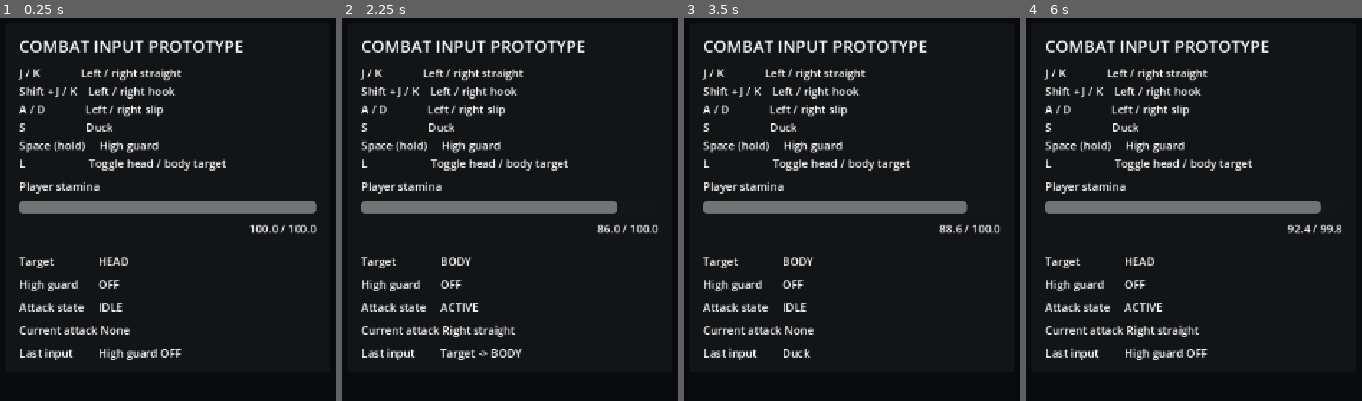
Above: before the commit, frames 1-4 (left to right).
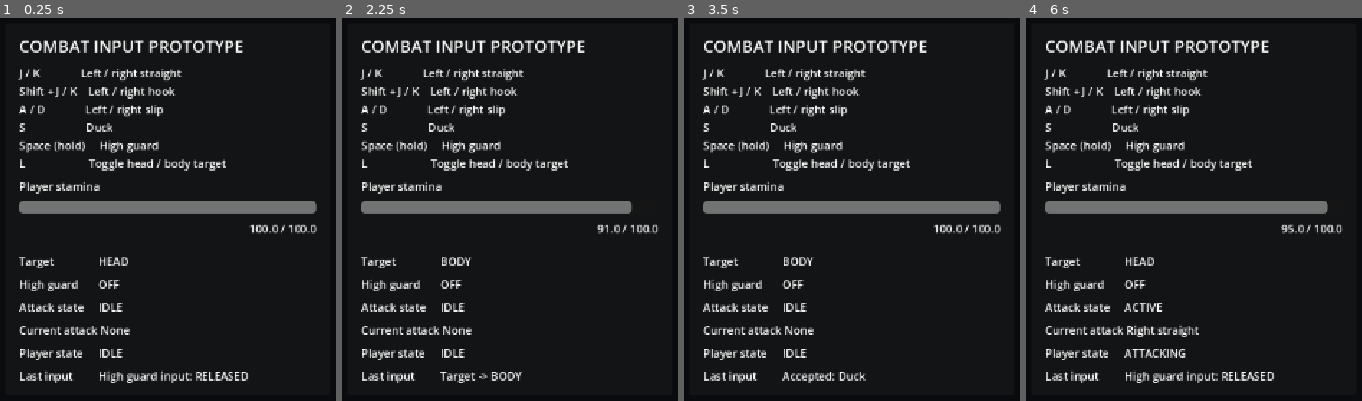
Above: after the commit, the same moments.

Repository: czhskr/Contender
Game: Godot game, scene res://scenes/game.tscn
The game is run twice, just before and just after one commit, with the same random seed, the same clock (stepped at 60 frames per second) and the same inputs.
Inputs:
- Up to frame 1 (0.25 s): no input
- Up to frame 2 (2.25 s): tap Enter at 0.5 s; hold K (combat_right_straight) 0.53-1.28 s; tap S (combat_duck) at 0.6 s; hold J (combat_left_straight) 1.28-2.03 s; tap Space (combat_high_guard) at 1.35, 2 s; hold K (combat_right_straight) from 2.03 s (still down); tap L (combat_toggle_target) at 2.1 s
- Up to frame 3 (3.5 s): keep holding K (combat_right_straight); tap S (combat_duck) at 2.85 s
- Up to frame 4 (6 s): tap Enter at 3.5, 5.75 s; release K (combat_right_straight) at 3.53 s; hold J (combat_left_straight) 3.53-5.78 s; tap Space (combat_high_guard) at 3.6, 4.25, 5.85 s; tap L (combat_toggle_target) at 4.35 s; tap S (combat_duck) at 5.1 s; hold K (combat_right_straight) from 5.78 s (still down)

The runs differ from the first frame. In frame 1, 1.7% of the frame differs, in the area x 5-75%, y 86-96%; in frame 2, 2.1%, in the area x 5-87%, y 47-96%; in frame 3, 1.7%; in frame 4, 2.1%.

Commit message:
Implement defense and evasion states

Diff:
--- a/scenes/game.tscn
+++ b/scenes/game.tscn
@@ -9,6 +9,7 @@
 [ext_resource type="Resource" path="res://data/attacks/left_hook.tres" id="7_left_hook"]
 [ext_resource type="Resource" path="res://data/attacks/right_hook.tres" id="8_right_hook"]
 [ext_resource type="Script" path="res://scripts/player_stamina.gd" id="9_stamina"]
+[ext_resource type="Script" path="res://scripts/player_action_state.gd" id="10_action_state"]
 
 [node name="CombatPrototype" type="Node"]
 script = ExtResource("1_prototype")
@@ -29,13 +30,17 @@
 [node name="PlayerStamina" type="Node" parent="."]
 script = ExtResource("9_stamina")
 
+[node name="PlayerActionState" type="Node" parent="." node_paths=PackedStringArray("attack_state")]
+script = ExtResource("10_action_state")
+attack_state = NodePath("../PlayerAttackState")
+
 [node name="DebugHUD" type="CanvasLayer" parent="."]
 
 [node name="Panel" type="PanelContainer" parent="DebugHUD"]
 offset_left = 32.0
 offset_top = 32.0
 offset_right = 500.0
-offset_bottom = 420.0
+offset_bottom = 452.0
 
 [node name="Margin" type="MarginContainer" parent="DebugHUD/Panel"]
 theme_override_constants/margin_left = 20
@@ -104,6 +109,14 @@
 
 [node name="CurrentAttackValue" type="Label" parent="DebugHUD/Panel/Margin/Content/CurrentAttackRow"]
 
+[node name="PlayerStateRow" type="HBoxContainer" parent="DebugHUD/Panel/Margin/Content"]
+
+[node name="Name" type="Label" parent="DebugHUD/Panel/Margin/Content/PlayerStateRow"]
+custom_minimum_size = Vector2(110, 0)
+text = "Player state"
+
+[node name="PlayerStateValue" type="Label" parent="DebugHUD/Panel/Margin/Content/PlayerStateRow"]
+
 [node name="LastInputRow" type="HBoxContainer" parent="DebugHUD/Panel/Margin/Content"]
 
 [node name="Name" type="Label" parent="DebugHUD/Panel/Margin/Content/LastInputRow"]
--- a/scripts/combat_prototype.gd
+++ b/scripts/combat_prototype.gd
@@ -21,10 +21,19 @@
 	"ACTIVE",
 	"RECOVERY",
 ]
+const PLAYER_STATE_NAMES := [
+	"IDLE",
+	"ATTACKING",
+	"SLIP LEFT",
+	"SLIP RIGHT",
+	"DUCK",
+	"GUARD",
+]
 
 @onready var combat_input: Node = $PlayerCombatInput
 @onready var attack_state: Node = $PlayerAttackState
 @onready var stamina: Node = $PlayerStamina
+@onready var player_state: Node = $PlayerActionState
 @onready var stamina_bar: ProgressBar = \
 	$DebugHUD/Panel/Margin/Content/PlayerStaminaBar
 @onready var stamina_value: Label = \
@@ -35,6 +44,8 @@
 	$DebugHUD/Panel/Margin/Content/AttackStateRow/AttackStateValue
 @onready var current_attack_value: Label = \
 	$DebugHUD/Panel/Margin/Content/CurrentAttackRow/CurrentAttackValue
+@onready var player_state_value: Label = \
+	$DebugHUD/Panel/Margin/Content/PlayerStateRow/PlayerStateValue
 @onready var last_input_value: Label = \
 	$DebugHUD/Panel/Margin/Content/LastInputRow/LastInputValue
 
@@ -46,22 +57,23 @@
 	combat_input.target_changed.connect(_on_target_changed)
 	attack_state.state_changed.connect(_on_attack_state_changed)
 	stamina.stamina_changed.connect(_on_stamina_changed)
+	player_state.state_changed.connect(_on_player_state_changed)
 
 	_on_target_changed(combat_input.current_target)
 	_on_guard_changed(combat_input.is_guarding)
 	_on_attack_state_changed(attack_state.current_state, attack_state.current_attack)
 	_on_stamina_changed(stamina.current_stamina, stamina.max_stamina)
+	_on_player_state_changed(player_state.current_state)
 
 
 func _on_attack_requested(
 	attack: int,
 	target: int
 ) -> void:
-	if not attack_state.can_start_attack():
-		last_input_value.text = "Blocked: %s (%s / %s)" % [
+	if not player_state.can_attack():
+		last_input_value.text = "Blocked: %s (player: %s)" % [
 			ATTACK_NAMES[attack],
-			ATTACK_NAMES[attack_state.current_attack],
-			ATTACK_STATE_NAMES[attack_state.current_state],
+			PLAYER_STATE_NAMES[player_state.current_state],
 		]
 		return
 
@@ -87,12 +99,21 @@
 
 
 func _on_defense_requested(defense: int) -> void:
-	last_input_value.text = DEFENSE_NAMES[defense]
+	if player_state.try_start_evasion(defense):
+		last_input_value.text = "Accepted: %s" % DEFENSE_NAMES[defense]
+	else:
+		last_input_value.text = "Blocked: %s (player: %s)" % [
+			DEFENSE_NAMES[defense],
+			PLAYER_STATE_NAMES[player_state.current_state],
+		]
 
 
 func _on_guard_changed(is_guarding: bool) -> void:
-	guard_value.text = "ON (holding)" if is_guarding else "OFF"
-	last_input_value.text = "High guard %s" % guard_value.text
+	player_state.set_guard_held(is_guarding)
+	_update_guard_debug()
+	last_input_value.text = "High guard input: %s" % (
+		"PRESSED" if is_guarding else "RELEASED"
+	)
 
 
 func _on_target_changed(target: int) -> void:
@@ -109,3 +130,17 @@
 	stamina_bar.max_value = max_stamina
 	stamina_bar.value = current_stamina
 	stamina_value.text = "%.1f / %.1f" % [current_stamina, max_stamina]
+
+
+func _on_player_state_changed(state: int) -> void:
+	player_state_value.text = PLAYER_STATE_NAMES[state]
+	_update_guard_debug()
+
+
+func _update_guard_debug() -> void:
+	if player_state.is_guarding():
+		guard_value.text = "ON"
+	elif combat_input.is_guarding:
+		guard_value.text = "HELD (waiting)"
+	else:
+		guard_value.text = "OFF"
--- /dev/null
+++ b/scripts/player_action_state.gd
@@ -0,0 +1,181 @@
+class_name PlayerActionState
+extends Node
+
+const AttackStateType = preload("res://scripts/player_attack_state.gd")
+const CombatInputType = preload("res://scripts/player_combat_input.gd")
+
+signal state_changed(state: PlayerState)
+signal evasion_phase_changed(evasion: PlayerState, phase: EvasionPhase)
+
+enum PlayerState {
+	IDLE,
+	ATTACKING,
+	SLIP_LEFT,
+	SLIP_RIGHT,
+	DUCK,
+	GUARD,
+}
+
+enum EvasionPhase {
+	NONE,
+	EVADING,
+	RECOVERY,
+}
+
+const STATE_NAMES := [
+	"Idle",
+	"Attacking",
+	"Slip Left",
+	"Slip Right",
+	"Duck",
+	"Guard",
+]
+const EVASION_PHASE_NAMES := [
+	"None",
+	"Evading",
+	"Recovery",
+]
+
+@export var attack_state: AttackStateType
+
+@export_group("Evasion Timing")
+@export_range(0.0, 10.0, 0.01, "or_greater") var slip_duration := 0.18
+@export_range(0.0, 10.0, 0.01, "or_greater") var duck_duration := 0.24
+@export_range(0.0, 10.0, 0.01, "or_greater") var evasion_recovery := 0.12
+
+@export_group("Debug")
+@export var print_state_changes := true
+
+var current_state := PlayerState.IDLE
+var current_evasion_phase := EvasionPhase.NONE
+
+var _guard_held := false
+var _phase_time_remaining := 0.0
+
+
+func _ready() -> void:
+	assert(attack_state != null, "PlayerActionState requires an attack state.")
+	attack_state.state_changed.connect(_on_attack_state_changed)
+	set_process(false)
+
+	if print_state_changes:
+		print("[PlayerState] %s" % STATE_NAMES[current_state])
+
+
+func _process(delta: float) -> void:
+	_phase_time_remaining -= delta
+
+	while _phase_time_remaining <= 0.0 and is_evading():
+		var overflow := -_phase_time_remaining
+
+		if current_evasion_phase == EvasionPhase.EVADING:
+			_enter_evasion_phase(EvasionPhase.RECOVERY, evasion_recovery)
+			_phase_time_remaining -= overflow
+		elif current_evasion_phase == EvasionPhase.RECOVERY:
+			_finish_evasion()
+
+
+func can_attack() -> bool:
+	return current_state == PlayerState.IDLE
+
+
+func try_start_evasion(evasion: int) -> bool:
+	if current_state != PlayerState.IDLE:
+		return false
+
+	var next_state := _defense_to_player_state(evasion)
+	if next_state == PlayerState.IDLE:
+		return false
+
+	var duration := duck_duration if next_state == PlayerState.DUCK else slip_duration
+	_enter_state(next_state)
+	_enter_evasion_phase(EvasionPhase.EVADING, duration)
+	set_process(true)
+	return true
+
+
+func set_guard_held(is_held: bool) -> void:
+	_guard_held = is_held
+
+	if is_held and current_state == PlayerState.IDLE:
+		_enter_state(PlayerState.GUARD)
+	elif not is_held and current_state == PlayerState.GUARD:
+		_enter_state(PlayerState.IDLE)
+
+
+func is_evading() -> bool:
+	return current_state in [
+		PlayerState.SLIP_LEFT,
+		PlayerState.SLIP_RIGHT,
+		PlayerState.DUCK,
+	]
+
+
+func is_evasion_active() -> bool:
+	return is_evading() and current_evasion_phase == EvasionPhase.EVADING
+
+
+func get_current_evasion() -> PlayerState:
+	return current_state if is_evading() else PlayerState.IDLE
+
+
+func is_guarding() -> bool:
+	return current_state == PlayerState.GUARD
+
+
+func _on_attack_state_changed(state: int, _attack: int) -> void:
+	if state == AttackStateType.AttackState.IDLE:
+		if current_state == PlayerState.ATTACKING:
+			_finish_locked_action()
+	elif current_state == PlayerState.IDLE:
+		_enter_state(PlayerState.ATTACKING)
+
+
+func _finish_evasion() -> void:
+	current_evasion_phase = EvasionPhase.NONE
+	set_process(false)
+	evasion_phase_changed.emit(current_state, current_evasion_phase)
+	_finish_locked_action()
+
+
+func _finish_locked_action() -> void:
+	_enter_state(PlayerState.GUARD if _guard_held else PlayerState.IDLE)
+
+
+func _enter_state(next_state: PlayerState) -> void:
+	if current_state == next_state:
+		return
+
+	var previous_state := current_state
+	current_state = next_state
+	state_changed.emit(current_state)
+
+	if print_state_changes:
+		print(
+			"[PlayerState] %s -> %s"
+			% [STATE_NAMES[previous_state], STATE_NAMES[current_state]]
+		)
+
+
+func _enter_evasion_phase(next_phase: EvasionPhase, duration: float) -> void:
+	current_evasion_phase = next_phase
+	_phase_time_remaining = duration
+	evasion_phase_changed.emit(current_state, current_evasion_phase)
+
+	if print_state_changes:
+		print(
+			"[PlayerState] %s phase: %s"
+			% [STATE_NAMES[current_state], EVASION_PHASE_NAMES[current_evasion_phase]]
+		)
+
+
+func _defense_to_player_state(defense: int) -> PlayerState:
+	match defense:
+		CombatInputType.DefenseType.SLIP_LEFT:
+			return PlayerState.SLIP_LEFT
+		CombatInputType.DefenseType.SLIP_RIGHT:
+			return PlayerState.SLIP_RIGHT
+		CombatInputType.DefenseType.DUCK:
+			return PlayerState.DUCK
+		_:
+			return PlayerState.IDLE
Not shown: 1 places in scenes/game.tscn that only renumber resources
Not shown, added: scripts/player_action_state.gd.uid
